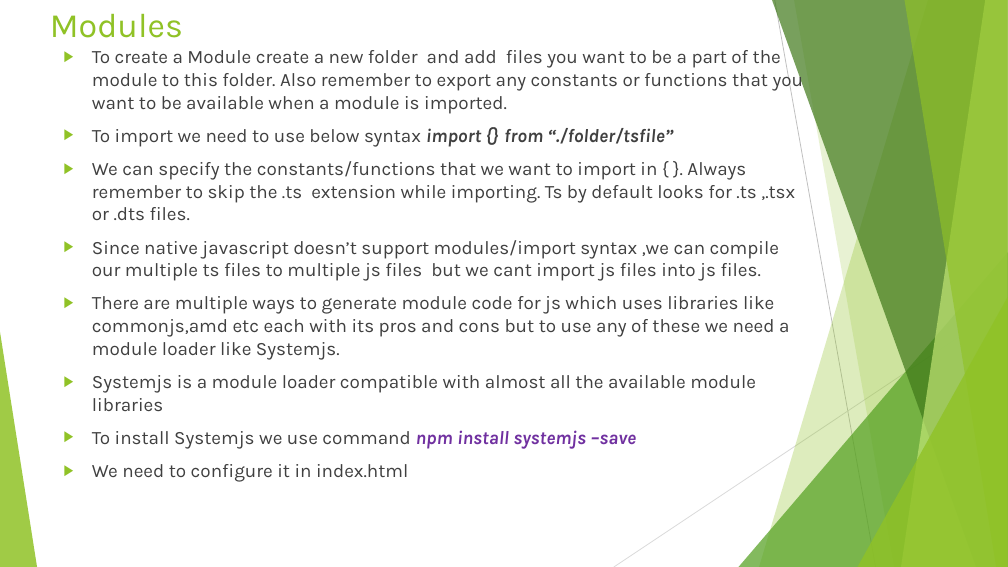
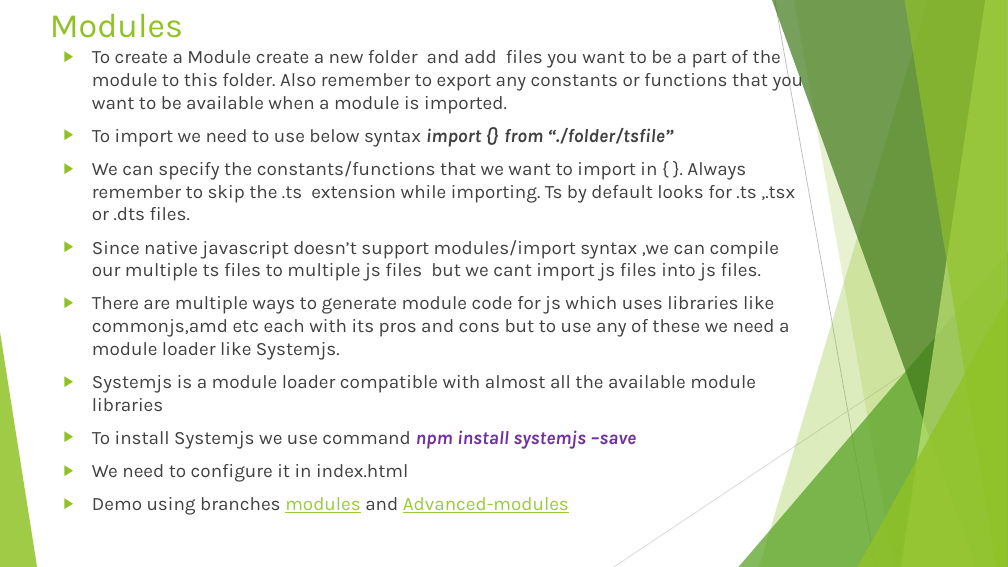
Before and after one commit to rudhrainfogain/typescript-complete-course, a slide deck: slide 34 of Type Script v9.0.pptx. Drawn at 1008x567 pixels with LibreOffice and Linux fonts; fonts in the diff are those of the drawing. Boxes give left, top, right and bottom in pixels: in the first picture for what was removed or moved away, otherwise in the second. Text is boxed around its words. In the diff, an @@ line names an element or a change of style, - is before the commit and + after.

Commit message:
updated branch in ppt

```diff
--- a/Type Script v9.0.pptx
+++ b/Type Script v9.0.pptx
@@ text at [92,497,569,515]: paragraph added @@
+▶ Demo using branches modules and Advanced-modules
```
Also in this commit, not shown: 1 other slide changed, 1 slide removed, 1 other file.
